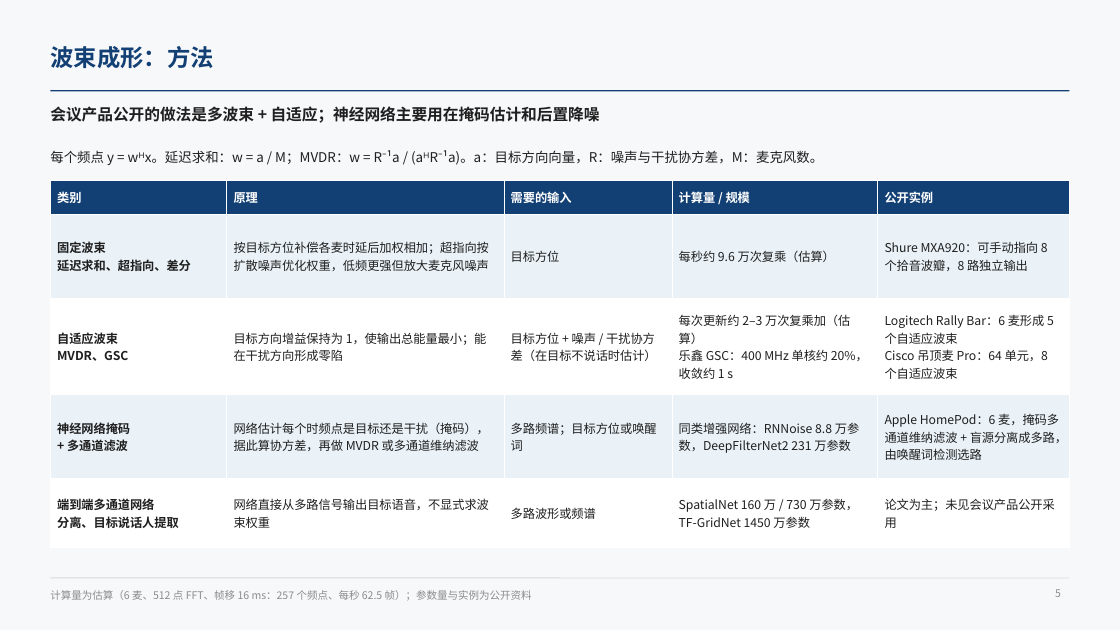
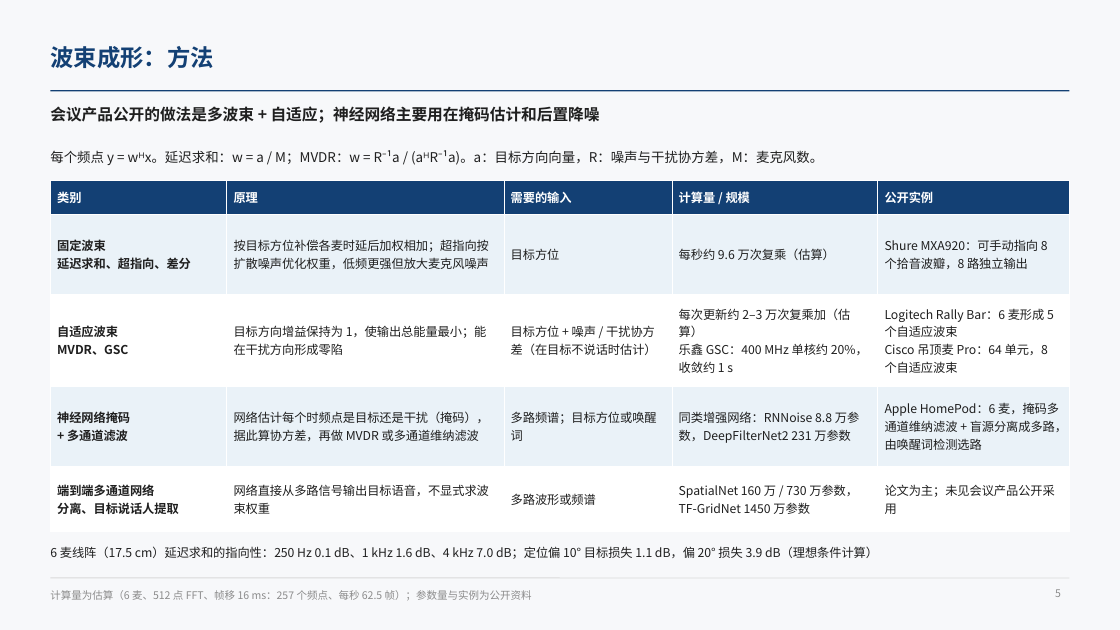
Before and after one commit to ZeroFoxxi/ssl-scene1, a slide deck: slide 5 of 01_场景一_摄像头声源定位/技术总结/声源定位与波束成形技术总结.pptx. Drawn at 1120x630 pixels with LibreOffice and Linux fonts; fonts in the diff are those of the drawing. Boxes give left, top, right and bottom in pixels: in the first picture for what was removed or moved away, otherwise in the second. Text is boxed around its words. In the diff, an @@ line names an element or a change of style, - is before the commit and + after.

```diff
--- a/01_场景一_摄像头声源定位/技术总结/声源定位与波束成形技术总结.pptx
+++ b/01_场景一_摄像头声源定位/技术总结/声源定位与波束成形技术总结.pptx
@@ table: place and size @@
-table at <box>50,181,1070,532</box>
+table at <box>50,181,1070,518</box>
@@ text added at <box>50,546,878,559</box>, 10.5 pt, text #1F1F1F @@
+6 麦线阵（17.5 cm）延迟求和的指向性：250 Hz 0.1 dB、1 kHz 1.6 dB、4 kHz 7.0 dB；定位偏 10° 目标损失 1.1 dB，偏 20° 损失 3.9 dB（理想条件计算）
```
Also in this commit, not shown: 2 other slides changed, 1 slide removed, 3 other files.
